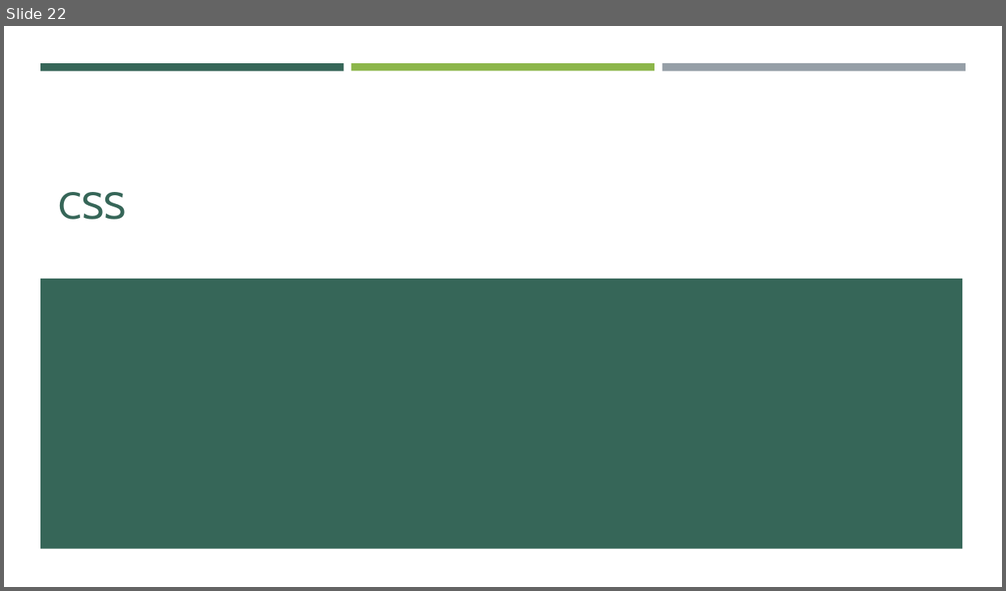
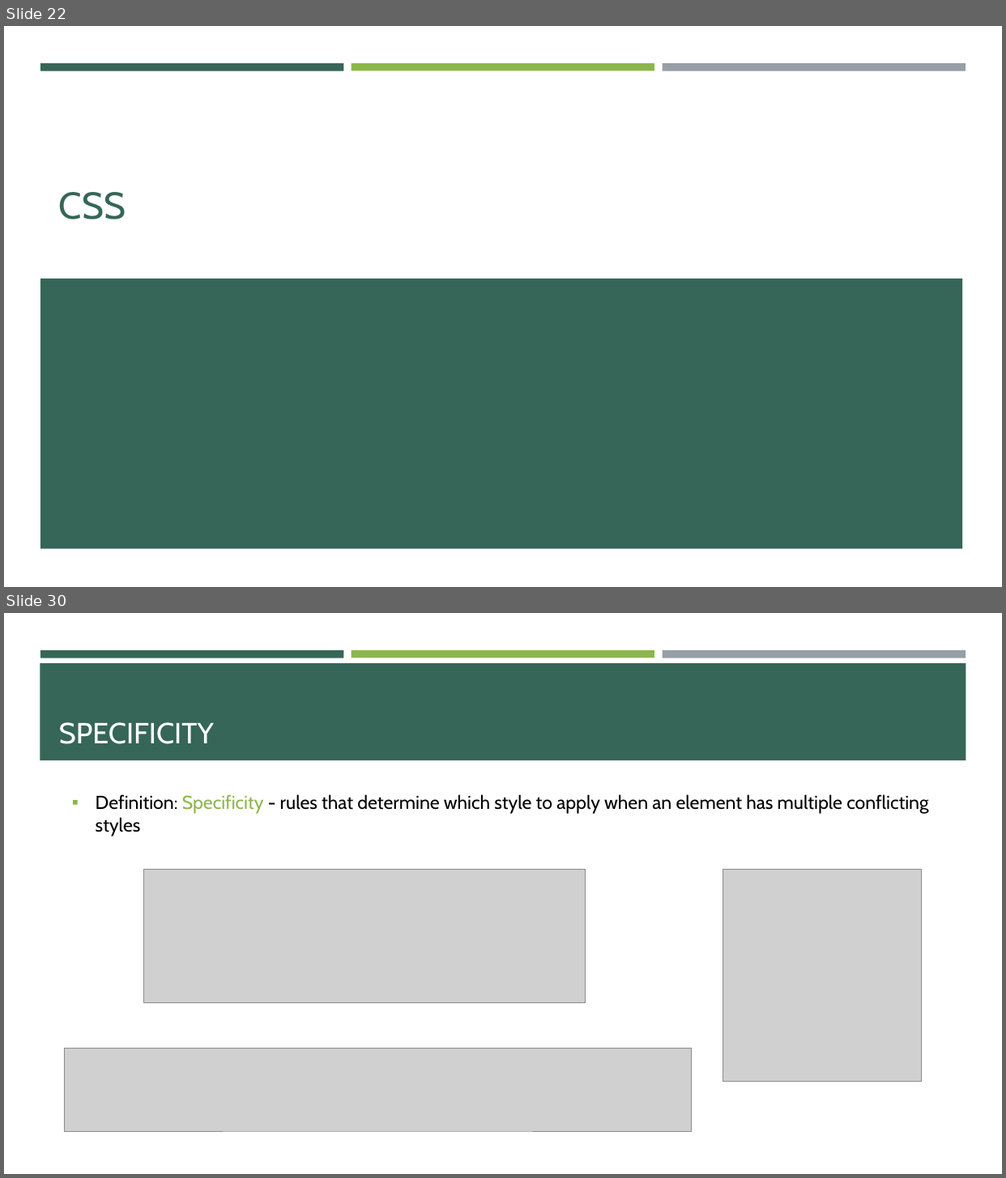
Before and after one commit to e-m-wilson/SNOW, a slide deck: Week_1/003-HTML_&_CSS/HTML-CSS.pptx. Shown one above the other, each under a label of ours: slide 22 before the commit, slides 22 and 30 after it; the slides between them are not shown. The pictures are 1006x591 and 1006x1178 pixels, drawn with LibreOffice and Linux fonts; fonts in the diff are those of the drawing; grey boxes stand for pictures. Boxes give left, top, right and bottom in pixels: in the first picture for what was removed or moved away, otherwise in the second. Text is boxed around its words. In the diff, an @@ line names an element or a change of style, - is before the commit and + after.

```diff
--- a/Week_1/003-HTML_&_CSS/HTML-CSS.pptx
+++ b/Week_1/003-HTML_&_CSS/HTML-CSS.pptx
@@ slide 30 added at (4, 613, 1002, 1174), background #FFFFFF; not listed: 3 template elements that a slide beside it also shows @@
@@ rectangle added at (40, 663, 966, 760), fill #366658 @@
@@ title added at (59, 722, 214, 744), 28 pt, text #FFFFFF @@
+SPECIFICITY
@@ text added at (96, 794, 928, 837), 18 pt, text #000000 @@
+▪ Definition: Specificity - rules that determine which style to apply when an element has multiple conflicting styles
@@ picture added at (144, 870, 586, 1003) @@
@@ picture added at (722, 870, 922, 1082) @@
@@ picture added at (65, 1049, 691, 1131) @@
```
Also in this commit, not shown: 20 other slides added, 1 other file.
